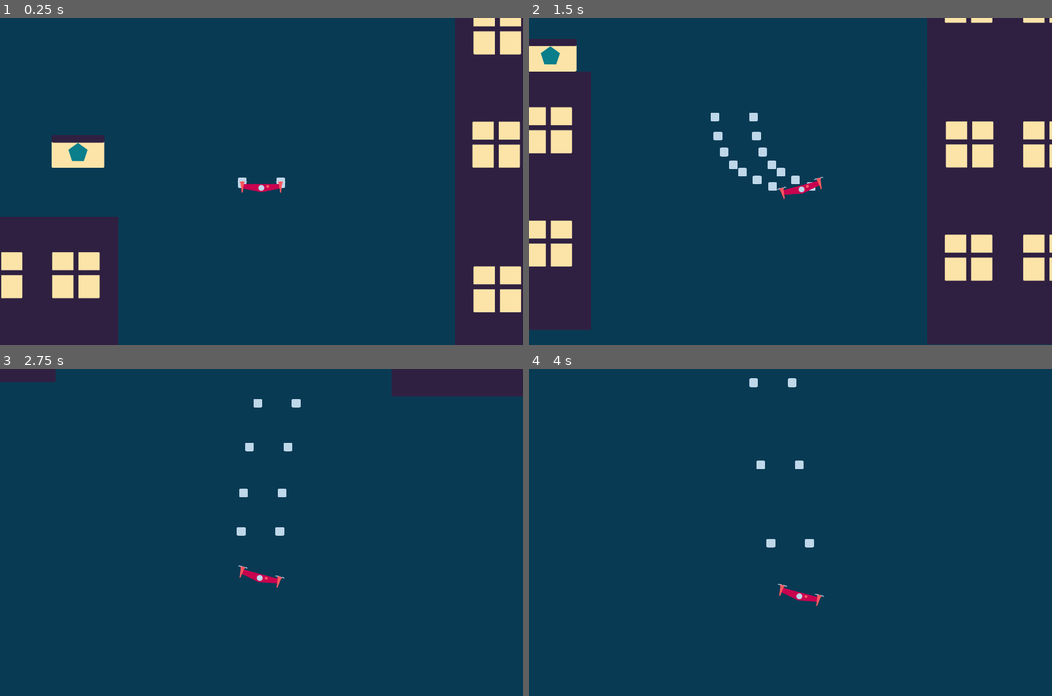
Above: before the commit, frames 1-4 (two rows, left to right).
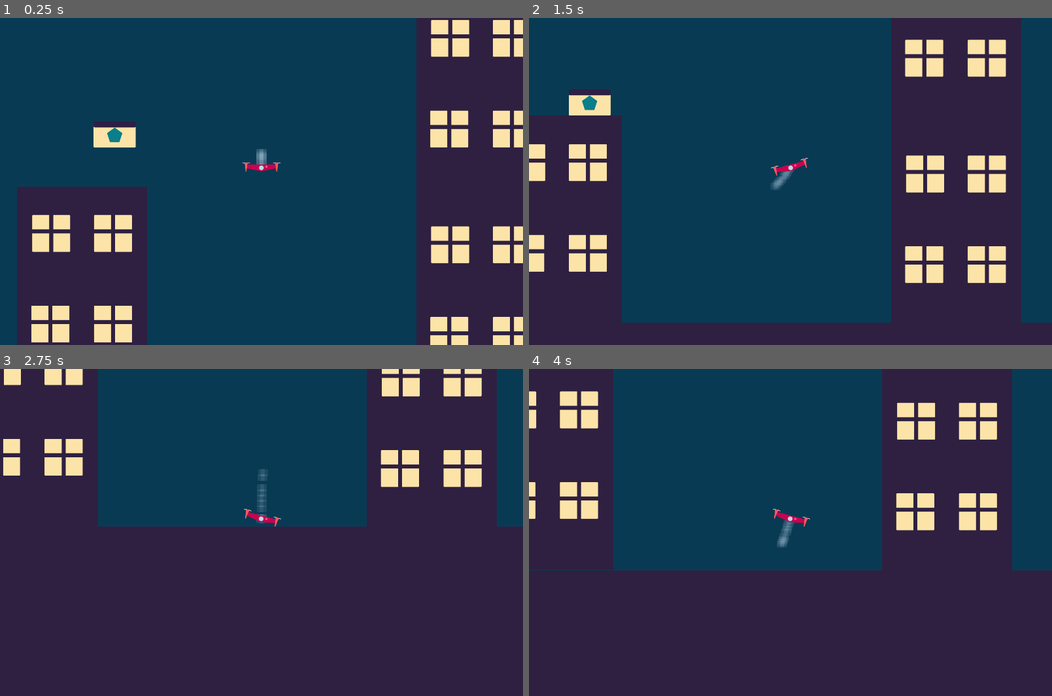
Above: after the commit, the same moments.

Repository: mathew-tran/hexcodejam3
Game: Godot game, scene res://Scenes/Main.tscn
Same seed, same stepped clock (60 frames per second), same inputs: the game is played once before the commit and once after it.
Inputs (mouse positions are in pixels of both pictures, inside the frame that each line leads up to):
- Up to frame 1 (0.25 s): no input
- Up to frame 2 (1.5 s): move the mouse to (905, 165) at 0.52 s; press the mouse at (905, 165) at 0.53 s; move the mouse to (685, 197) at 1.27 s; release the mouse at (685, 197) at 1.28 s; click (685, 197) at 1.35 s
- Up to frame 3 (2.75 s): move the mouse to (313, 460) at 2.02 s; hold Right mouse button (right_click) from 2.03 s (still down); click (313, 460) at 2.3 s
- Up to frame 4 (4 s): move the mouse to (764, 597) at 2.77 s; release Right mouse button (right_click) at 2.78 s; click (764, 597) at 2.85 s; move the mouse to (947, 581) at 3.52 s; press the mouse at (947, 581) at 3.53 s

The runs differ from the first frame. In frame 1, 23% of the frame differs, in the area x 0-100%, y 0-100%; in frame 2, 31%; in frame 3, 73%; in frame 4, 64%.

Commit message:
prep for internet build, try to fix jitter with camera

Diff:
--- /dev/null
+++ b/Art/Brick.svg
@@ -0,0 +1,134 @@
+<?xml version="1.0" encoding="UTF-8" standalone="no"?>
+<!-- Created with Inkscape (http://www.inkscape.org/) -->
+
+<svg
+   width="39.948467mm"
+   height="37.701954mm"
+   viewBox="0 0 39.948467 37.701954"
+   version="1.1"
+   id="svg1"
+   inkscape:version="1.3.2 (091e20e, 2023-11-25, custom)"
+   sodipodi:docname="Sample.svg"
+   xmlns:inkscape="http://www.inkscape.org/namespaces/inkscape"
+   xmlns:sodipodi="http://sodipodi.sourceforge.net/DTD/sodipodi-0.dtd"
+   xmlns="http://www.w3.org/2000/svg"
+   xmlns:svg="http://www.w3.org/2000/svg">
+  <sodipodi:namedview
+     id="namedview1"
+     pagecolor="#ffffff"
+     bordercolor="#000000"
+     borderopacity="0.25"
+     inkscape:showpageshadow="2"
+     inkscape:pageopacity="0.0"
+     inkscape:pagecheckerboard="0"
+     inkscape:deskcolor="#d1d1d1"
+     inkscape:document-units="mm"
+     inkscape:zoom="2.8756734"
+     inkscape:cx="88.327138"
+     inkscape:cy="303.75494"
+     inkscape:window-width="1920"
+     inkscape:window-height="1010"
+     inkscape:window-x="1699"
+     inkscape:window-y="-6"
+     inkscape:window-maximized="1"
+     inkscape:current-layer="g18" />
+  <defs
+     id="defs1">
+    <inkscape:path-effect
+       effect="mirror_symmetry"
+       start_point="46.978865,35.422086"
+       end_point="46.978865,78.892788"
+       center_point="46.978865,57.157437"
+       id="path-effect19"
+       is_visible="true"
+       lpeversion="1.2"
+       lpesatellites=""
+       mode="free"
+       discard_orig_path="false"
+       fuse_paths="true"
+       oposite_fuse="false"
+       split_items="false"
+       split_open="false"
+       link_styles="false" />
+  </defs>
+  <g
+     inkscape:label="Layer 1"
+     inkscape:groupmode="layer"
+     id="layer1"
+     transform="translate(-0.81944634,-108.3033)">
+    <g
+       id="g18"
+       transform="matrix(0.37760066,0,0,0.18241104,11.169973,-2.0484103)"
+       style="fill:#2f2041">
+      <rect
+         style="fill:#fce4a8;stroke:none;stroke-width:18.4602;stroke-linecap:square;stroke-linejoin:round"
+         id="rect38"
+         width="100.96545"
+         height="128.39832"
+         x="-8.9059258"
+         y="418.53757"
+         ry="3.7967241" />
+      <path
+         id="path16"
+         d="m 46.554687,32.707031 -4.195312,2.623047 c -0.336191,0.210153 -0.739462,0.320975 -0.716797,0.716797 l 2.216797,5.923828 2.142578,35.855469 c 0.02365,0.395763 -2.10699,0.714844 0.716797,0.714844 h 0.259766 0.261718 c 2.823788,0 0.693147,-0.319081 0.716797,-0.714844 l 2.140625,-35.855469 2.216797,-5.923828 c 0.02266,-0.395822 -0.380606,-0.506644 -0.716797,-0.716797 l -4.193359,-2.623047 h -0.425781 z m 0.423829,1.601563 0.183593,1.021484 h -0.183593 -0.183594 z"
+         style="fill:#ff585f;stroke:none;stroke-width:3.31042;stroke-linecap:square;stroke-linejoin:round"
+         inkscape:path-effect="#path-effect19"
+         inkscape:original-d="m 42.359375,35.330078 c -0.336191,0.210153 -0.739462,0.320975 -0.716797,0.716797 l 2.216697,5.923142 2.142261,35.855684 c 0.02365,0.395764 -2.106993,0.714844 0.716797,0.714844 h 2.028361 l 2.485728,0.260236 c 0.394315,0.04128 0.714844,-0.318374 0.714844,-0.714844 V 36.046875 c 0,-0.39647 -0.318374,-0.716797 -0.714844,-0.716797 h -4.4375 l 0.472367,-2.622212 h -0.713058 z"
+         sodipodi:nodetypes="sscsscsssscccs"
+         transform="translate(11.778483)" />
+      <path
+         style="fill:#bed7e9;stroke:none;stroke-width:4.99999;stroke-linecap:square;stroke-linejoin:round"
+         d="m 59.010251,32.912671 c 0,0 -6.71654,-1.196097 -7.176579,-0.828066 -0.460036,0.368027 -2.852229,4.968401 -2.852229,4.968401 z"
+         id="path17" />
+      <path
+         style="fill:#bed7e9;stroke:none;stroke-width:4.99999;stroke-linecap:square;stroke-linejoin:round"
+         d="m 58.968012,32.880141 c 0,0 6.71654,-1.196097 7.176579,-0.828066 0.460036,0.368027 2.852229,4.968401 2.852229,4.968401 z"
+         id="path18" />
+      <rect
+         style="fill:#bed7e9;stroke:none;stroke-width:19.0514;stroke-linecap:square;stroke-linejoin:round"
+         id="rect36"
+         width="16.540415"
+         height="34.952873"
+         x="90.68116"
+         y="44.755863"
+         ry="3.9232817"
+         inkscape:export-filename="SmokeParticle.svg"
+         inkscape:export-xdpi="96"
+         inkscape:export-ydpi="96" />
+      <rect
+         style="fill:#2f2041;stroke:none;stroke-width:19.0514;stroke-linecap:square;stroke-linejoin:round"
+         id="rect37"
+         width="101.31004"
+         height="29.959606"
+         x="-8.9059258"
+         y="415.6843"
+         ry="3.9232817" />
+      <path
+         sodipodi:type="star"
+         style="fill:#0a7e8b;stroke:none;stroke-width:19.0514;stroke-linecap:square;stroke-linejoin:round"
+         id="path38"
+         inkscape:flatsided="true"
+         sodipodi:sides="5"
+         sodipodi:cx="224.64304"
+         sodipodi:cy="369.30481"
+         sodipodi:r1="31.345278"
+         sodipodi:r2="25.358864"
+         sodipodi:arg1="0.87179671"
+         sodipodi:arg2="1.5001152"
+         inkscape:rounded="0"
+         inkscape:randomized="0"
+         d="m 244.81222,393.29919 -36.75657,2.60233 -13.83337,-34.15342 28.20708,-23.7103 31.26631,19.49964 z"
+         transform="matrix(0.61718501,0.09694887,-0.04683398,1.2776061,-79.803821,-7.0928444)"
+         inkscape:transform-center-x="-0.011448232"
+         inkscape:transform-center-y="-0.68867908" />
+      <rect
+         style="fill:#2f2041;stroke:#2f2041;stroke-width:19.0514;stroke-linecap:square;stroke-linejoin:round"
+         id="rect2"
+         width="86.744148"
+         height="187.63539"
+         x="-17.885605"
+         y="614.48749"
+         ry="3.9232817" />
+    </g>
+  </g>
+</svg>
--- /dev/null
+++ b/Prefabs/Environment/Brick.tscn
@@ -0,0 +1,15 @@
+[gd_scene load_steps=3 format=3 uid="uid://1xwbhjcg7t82"]
+
+[ext_resource type="Texture2D" uid="uid://dx4sc35yv8nqy" path="res://Art/Brick.svg" id="1_a1a56"]
+
+[sub_resource type="RectangleShape2D" id="RectangleShape2D_sefn6"]
+size = Vector2(151, 142)
+
+[node name="Brick" type="Sprite2D"]
+texture = ExtResource("1_a1a56")
+
+[node name="RigidBody2D" type="StaticBody2D" parent="."]
+
+[node name="CollisionShape2D" type="CollisionShape2D" parent="RigidBody2D"]
+position = Vector2(-0.5, 0)
+shape = SubResource("RectangleShape2D_sefn6")
--- a/Prefabs/Player.tscn
+++ b/Prefabs/Player.tscn
@@ -1,23 +1,54 @@
-[gd_scene load_steps=7 format=3 uid="uid://bvrkrgebiq7yg"]
+[gd_scene load_steps=11 format=3 uid="uid://bvrkrgebiq7yg"]
 
 [ext_resource type="Texture2D" uid="uid://nlikfj0n3hxm" path="res://Art/drone.svg" id="1_43fwn"]
 [ext_resource type="Script" path="res://Scripts/Player.gd" id="1_qvhvf"]
 [ext_resource type="Texture2D" uid="uid://4yaytdobspkj" path="res://Art/SmokeParticle.svg" id="3_y1k3q"]
 
+[sub_resource type="PhysicsMaterial" id="PhysicsMaterial_1152u"]
+friction = 0.6
+bounce = 0.2
+absorbent = true
+
 [sub_resource type="RectangleShape2D" id="RectangleShape2D_dc1rf"]
 size = Vector2(116, 35)
 
+[sub_resource type="CurveTexture" id="CurveTexture_p5530"]
+
+[sub_resource type="Curve" id="Curve_mbrf8"]
+min_value = -1.0
+_data = [Vector2(0, 1), 0.0, 0.0, 0, 0, Vector2(1, 0.394759), 0.0, 0.0, 0, 0]
+point_count = 2
+
+[sub_resource type="CurveTexture" id="CurveTexture_afrxb"]
+curve = SubResource("Curve_mbrf8")
+
 [sub_resource type="ParticleProcessMaterial" id="ParticleProcessMaterial_3xc3h"]
 particle_flag_disable_z = true
-gravity = Vector3(0, 98, 0)
+emission_shape_scale = Vector3(1, 0, 1)
+angle_min = -249.5
+angle_max = 637.1
+angle_curve = SubResource("CurveTexture_p5530")
+direction = Vector3(0, 0, 0)
+spread = 76.185
+initial_velocity_min = 1.0
+initial_velocity_max = 10.0
+gravity = Vector3(0, 10, 0)
+scale_min = 0.0
+hue_variation_max = 0.1
+hue_variation_curve = SubResource("CurveTexture_afrxb")
+collision_mode = 2
 
 [sub_resource type="RectangleShape2D" id="RectangleShape2D_c8w75"]
 size = Vector2(80, 60)
 
 [node name="Player" type="RigidBody2D"]
+top_level = true
+physics_material_override = SubResource("PhysicsMaterial_1152u")
+gravity_scale = 1.5
 can_sleep = false
 lock_rotation = true
 continuous_cd = 2
+constant_force = Vector2(0, 10)
 script = ExtResource("1_qvhvf")
 
 [node name="Sprite2D" type="Sprite2D" parent="."]
@@ -28,21 +59,40 @@
 shape = SubResource("RectangleShape2D_dc1rf")
 
 [node name="Camera2D" type="Camera2D" parent="."]
+offset = Vector2(0, 50)
+zoom = Vector2(0.8, 0.8)
 limit_smoothed = true
-position_smoothing_enabled = true
-position_smoothing_speed = 8.0
+position_smoothing_speed = 30.0
 
 [node name="Particle1" type="GPUParticles2D" parent="."]
 show_behind_parent = true
-position = Vector2(53, 11)
+position = Vector2(53, -2)
+amount = 100
 process_material = SubResource("ParticleProcessMaterial_3xc3h")
 texture = ExtResource("3_y1k3q")
+lifetime = 2.0
+speed_scale = 10.0
+explosiveness = 0.2
+draw_order = 2
+trail_enabled = true
+trail_lifetime = 10.0
+trail_sections = 20
+trail_section_subdivisions = 20
 
 [node name="Partcle2" type="GPUParticles2D" parent="."]
 show_behind_parent = true
-position = Vector2(-53, 11)
+position = Vector2(-53, -2)
+amount = 100
 process_material = SubResource("ParticleProcessMaterial_3xc3h")
 texture = ExtResource("3_y1k3q")
+lifetime = 2.0
+speed_scale = 10.0
+explosiveness = 0.2
+draw_order = 2
+trail_enabled = true
+trail_lifetime = 10.0
+trail_sections = 20
+trail_section_subdivisions = 20
 
 [node name="Timer" type="Timer" parent="."]
 wait_time = 0.2
@@ -55,6 +105,9 @@
 node_a = NodePath("../..")
 bias = 0.23
 disable_collision = false
+length = 120.0
+rest_length = 20.0
+damping = 0.5
 
 [node name="ConnectJoint" type="Area2D" parent="Connector"]
 collision_layer = 0
@@ -63,5 +116,25 @@
 [node name="CollisionShape2D" type="CollisionShape2D" parent="Connector/ConnectJoint"]
 shape = SubResource("RectangleShape2D_c8w75")
 
+[node name="CPUParticles2D" type="CPUParticles2D" parent="."]
+show_behind_parent = true
+position = Vector2(-5, -2)
+amount = 10
+lifetime = 0.2
+texture = ExtResource("3_y1k3q")
+direction = Vector2(0, 0)
+gravity = Vector2(0, -500)
+color = Color(1, 1, 1, 0.101961)
+
+[node name="CPUParticles2D2" type="CPUParticles2D" parent="."]
+show_behind_parent = true
+position = Vector2(5, -2)
+amount = 10
+lifetime = 0.2
+texture = ExtResource("3_y1k3q")
+direction = Vector2(0, 0)
+gravity = Vector2(0, -500)
+color = Color(1, 1, 1, 0.101961)
+
 [connection signal="timeout" from="Timer" to="." method="_on_timer_timeout"]
 [connection signal="body_entered" from="Connector/ConnectJoint" to="." method="_on_connect_joint_body_entered"]
--- a/Scenes/Main.tscn
+++ b/Scenes/Main.tscn
@@ -1,7 +1,8 @@
-[gd_scene load_steps=4 format=3 uid="uid://gk30eduuxgab"]
+[gd_scene load_steps=5 format=3 uid="uid://gk30eduuxgab"]
 
 [ext_resource type="PackedScene" uid="uid://bvrkrgebiq7yg" path="res://Prefabs/Player.tscn" id="1_ndx04"]
 [ext_resource type="PackedScene" uid="uid://dlndouqoebtpf" path="res://Prefabs/Environment/House.tscn" id="2_1exte"]
+[ext_resource type="PackedScene" uid="uid://1xwbhjcg7t82" path="res://Prefabs/Environment/Brick.tscn" id="2_8vdo2"]
 [ext_resource type="PackedScene" uid="uid://b0hdvc4c2dpwl" path="res://Prefabs/Interactables/Box.tscn" id="3_pgbvo"]
 
 [node name="Level" type="Node2D"]
@@ -13,6 +14,18 @@
 [node name="House3" parent="Environment" instance=ExtResource("2_1exte")]
 position = Vector2(-630, 261)
 
+[node name="House6" parent="Environment" instance=ExtResource("2_1exte")]
+position = Vector2(-5978, 261)
+
+[node name="House7" parent="Environment" instance=ExtResource("2_1exte")]
+position = Vector2(-11572, 261)
+
+[node name="House8" parent="Environment" instance=ExtResource("2_1exte")]
+position = Vector2(-19971, 261)
+
+[node name="House9" parent="Environment" instance=ExtResource("2_1exte")]
+position = Vector2(-26014, 261)
+
 [node name="House2" parent="Environment" instance=ExtResource("2_1exte")]
 position = Vector2(743, -410)
 
@@ -22,6 +35,38 @@
 [node name="House5" parent="Environment" instance=ExtResource("2_1exte")]
 position = Vector2(743.5, -1824)
 
+[node name="House10" parent="Environment" instance=ExtResource("2_1exte")]
+position = Vector2(8328.5, 266)
+
+[node name="House11" parent="Environment" instance=ExtResource("2_1exte")]
+position = Vector2(8328.5, -444)
+
+[node name="House12" parent="Environment" instance=ExtResource("2_1exte")]
+position = Vector2(8329, -1148)
+
+[node name="House13" parent="Environment" instance=ExtResource("2_1exte")]
+position = Vector2(8329, -1858)
+
+[node name="House14" parent="Environment" instance=ExtResource("2_1exte")]
+position = Vector2(8331.5, -2573)
+
+[node name="House15" parent="Environment" instance=ExtResource("2_1exte")]
+position = Vector2(8331.5, -3283)
+
+[node name="House16" parent="Environment" instance=ExtResource("2_1exte")]
+position = Vector2(8332, -3987)
+
+[node name="House17" parent="Environment" instance=ExtResource("2_1exte")]
+position = Vector2(8332, -4697)
+
+[node name="Brick" parent="Environment" instance=ExtResource("2_8vdo2")]
+position = Vector2(30, 7718)
+scale = Vector2(2000, 100)
+
+[node name="Brick2" parent="Environment" instance=ExtResource("2_8vdo2")]
+position = Vector2(-13, -15184)
+scale = Vector2(2000, 1)
+
 [node name="Player" parent="." instance=ExtResource("1_ndx04")]
 position = Vector2(-13, -205)
 
--- a/Scripts/Player.gd
+++ b/Scripts/Player.gd
@@ -2,7 +2,7 @@
 
 var LastPositionTouched = Vector2.ZERO
 var SteerDirection = Vector2.ZERO
-var UpThrust = 90000
+var UpThrust = 190000
 var SideThrust = 30000
 
 
@@ -14,8 +14,16 @@
 	$Particle1,
 	$Partcle2
 ]
+
+var bIsPressed = false
+
+func _ready():
+	$Camera2D.set_physics_process(true)
+	pass
+
 func _process(delta):
 	if Input.is_action_pressed("mouse_click"):
+		bIsPressed = true
 		apply_force(Vector2.UP * UpThrust * delta, Vector2.ZERO)
 		LastPositionTouched = get_global_mouse_position()
 		if IsClosetoXPosition():
@@ -28,6 +36,8 @@
 			SteerDirection = Vector2.RIGHT
 		else:
 			ResetSteer()
+	else:
+		bIsPressed = false
 
 func _input(event):
 	if event.is_action_pressed("right_click"):
@@ -63,7 +73,7 @@
 
 func _on_timer_timeout():
 	for particle in MoveParticles:
-		particle.emitting = linear_velocity.x != 0 or linear_velocity.y != 0
+		particle.emitting = bIsPressed
 
 
 
--- a/project.godot
+++ b/project.godot
@@ -46,6 +46,7 @@
 [physics]
 
 common/physics_jitter_fix=0.0
+common/enable_object_picking=false
 
 [rendering]
 
Not shown, added: Art/Brick.svg.import
Not shown, changed: addons/smoothing/smoothing_2d.gd
Not shown, added: export_presets.cfg
